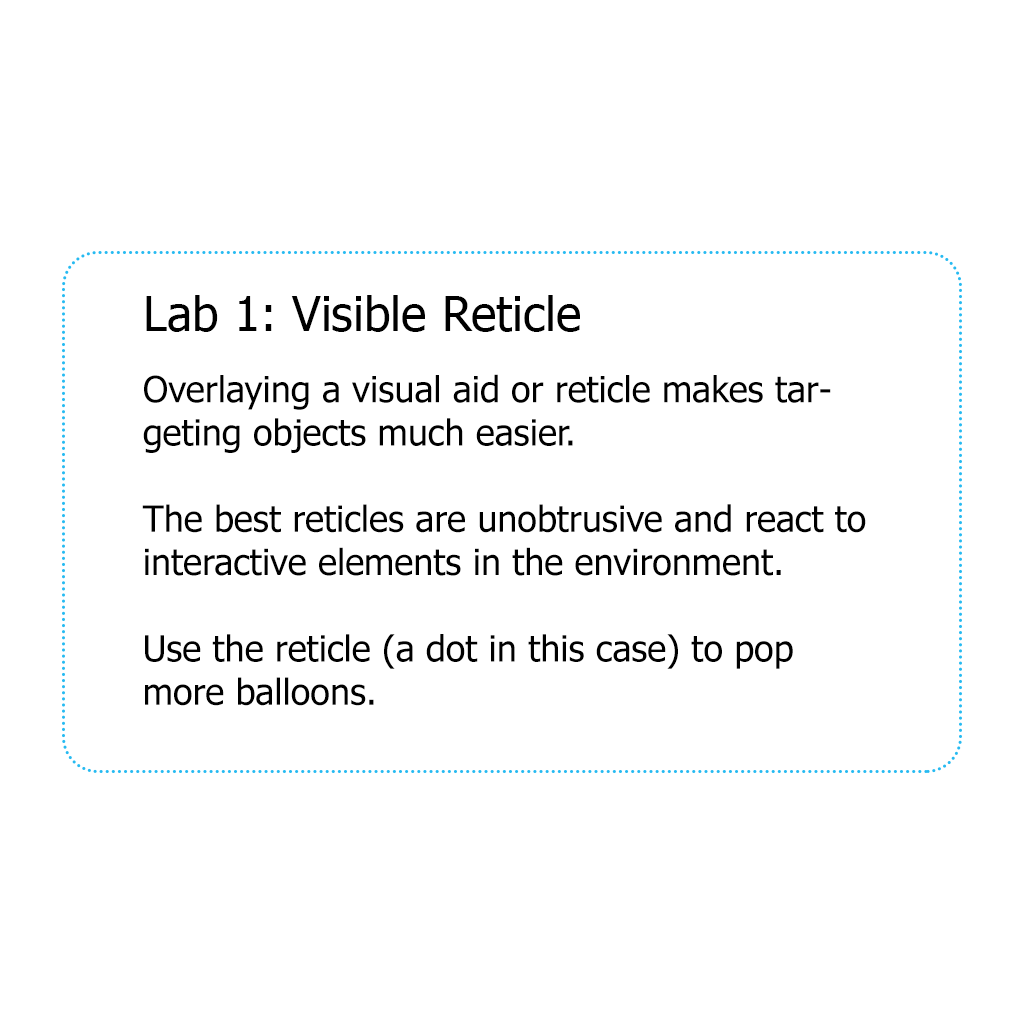
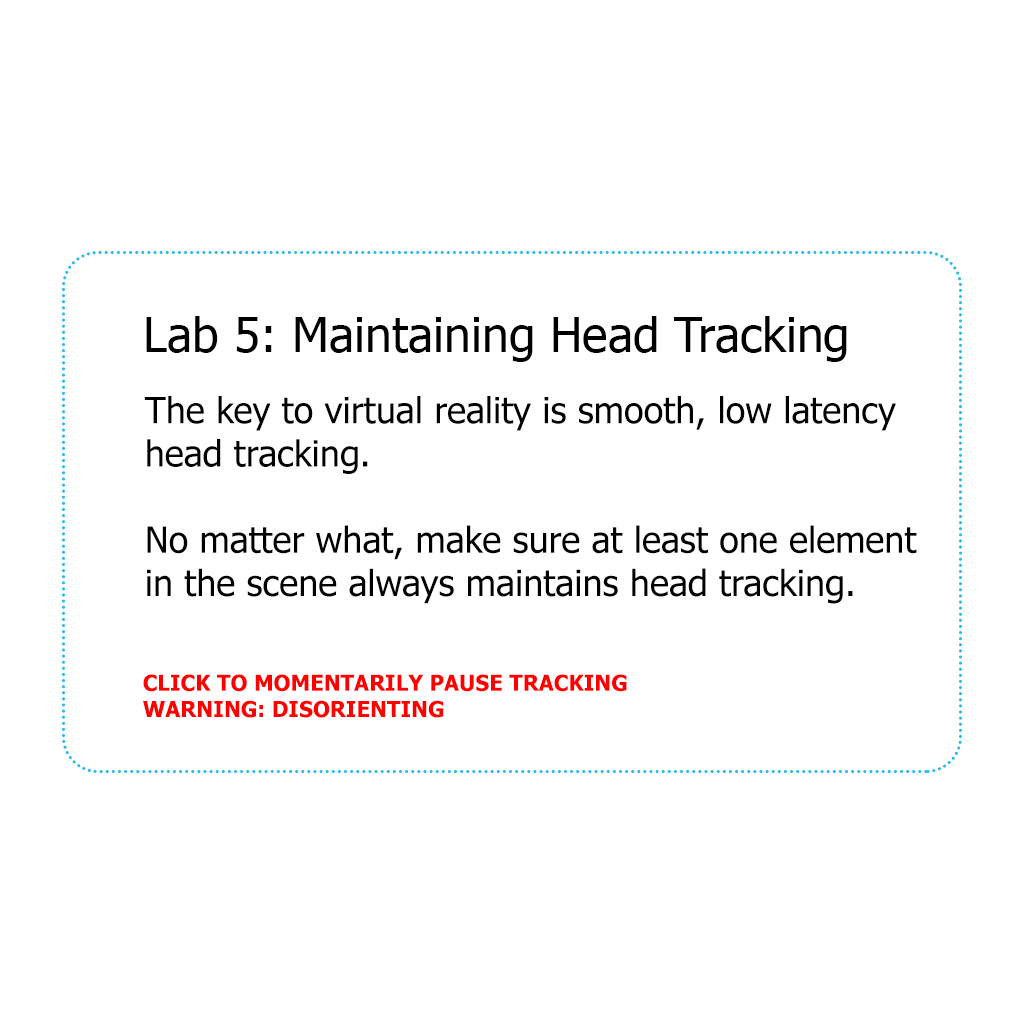
Layer changes from the first 1024×1024 image to the second:
added layer "CLICK TO MOMENTARILY PAUSE TRACKING WARNING: DISORIENTING" above "Lab 5 Content" over [143, 674, 627, 718]
added layer "Lab 5 Content" above "Overlaying a visual aid or reticle makes targeting objects much" over [144, 396, 917, 604]
hid "Overlaying a visual aid or reticle makes targeting objects much" over [142, 374, 866, 706]
added layer "Lab 5 Title" above "Lab 2 Title" over [146, 316, 847, 362]
hid "Lab 2 Title" over [146, 295, 580, 332]
